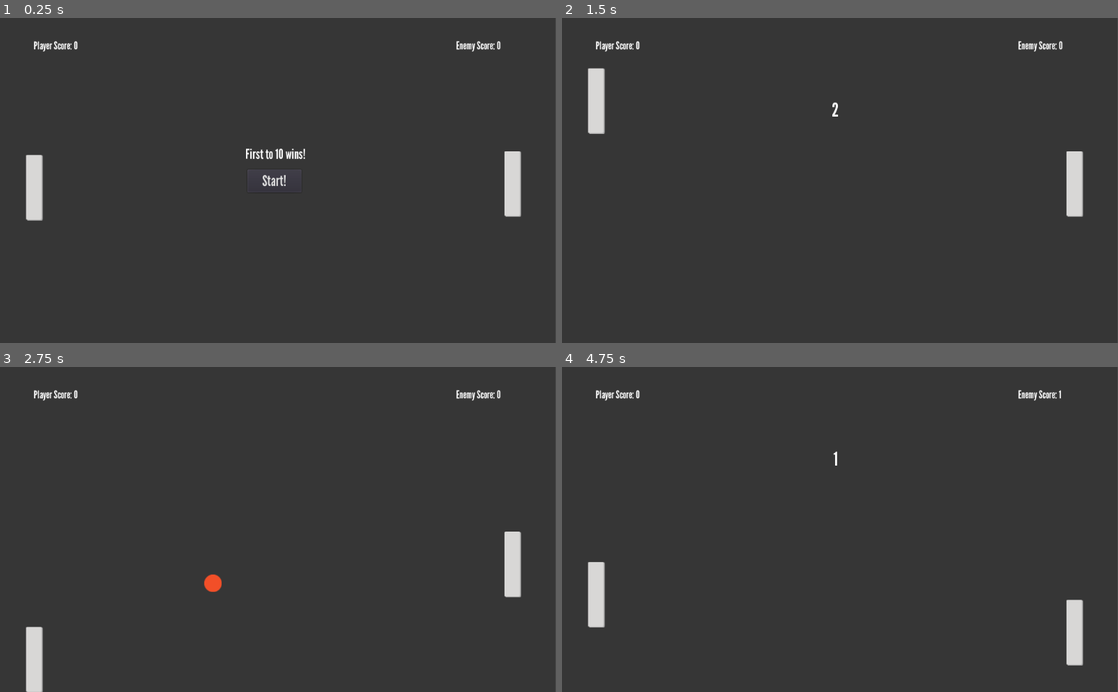
Above: before the commit, frames 1-4 (two rows, left to right).
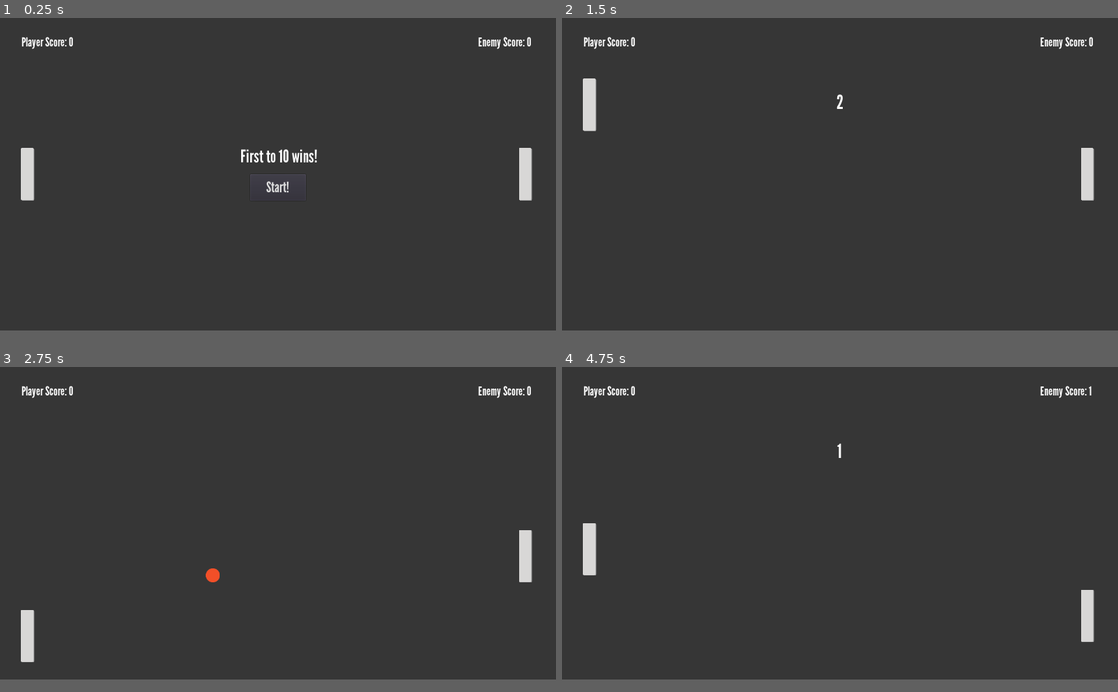
Above: after the commit, the same moments.

Repository: BishopToB4/pong
Game: Godot game, scene res://src/Main.tscn
Same seed, same stepped clock (60 frames per second), same inputs: the game is played once before the commit and once after it.
Inputs:
- Up to frame 1 (0.25 s): no input
- Up to frame 2 (1.5 s): click "Start!" at 0.5 s; tap Enter at 1.25 s; hold Up (up) from 1.28 s (still down)
- Up to frame 3 (2.75 s): tap Space at 2 s; release Up (up) at 2.03 s; hold Down (down) from 2.03 s (still down)
- Up to frame 4 (4.75 s): release Down (down) at 2.78 s; hold Up (up) 2.78-4.28 s; tap Enter at 4.25 s; hold Down (down) from 4.28 s (still down)
The window is 800x468 before the commit and 800x450 after it. Grey fills any space a smaller window leaves; there, only what the larger window draws over its background counts as a difference.

The runs differ from the first frame. In frame 1, 2.6% of the frame differs, in the area x 3-96%, y 5-63%; in frame 2, 2.1%; in frame 3, 2.3%; in frame 4, 2.4%.

Commit message:
Increased resolution of game

Diff:
--- a/project/project.godot
+++ b/project/project.godot
@@ -12,6 +12,12 @@
 
 config/name="Pong"
 run/main_scene="res://src/Main.tscn"
+
+[display]
+
+window/size/width=1280
+window/size/height=720
+window/stretch/mode="2d"
 
 [gui]
 
--- a/project/src/Ball.gd
+++ b/project/src/Ball.gd
@@ -1,7 +1,7 @@
 extends KinematicBody2D
 
 var velocity = Vector2.ZERO
-var speed = 700
+var speed = 900
 var can_hit = true
 
 func _ready():
--- a/project/src/Enemy.gd
+++ b/project/src/Enemy.gd
@@ -1,6 +1,6 @@
 extends KinematicBody2D
 
-var speed = 500
+var speed = 650
 var ball
 
 func _ready():
--- a/project/src/Main.tscn
+++ b/project/src/Main.tscn
@@ -8,29 +8,29 @@
 [ext_resource path="res://assets/LeagueGothic-Regular.otf" type="DynamicFontData" id=6]
 
 [sub_resource type="RectangleShape2D" id=1]
-extents = Vector2( 512, 32.75 )
+extents = Vector2( 640, 29.9375 )
 
 [sub_resource type="DynamicFont" id=4]
-size = 27
+size = 35
 font_data = ExtResource( 6 )
 
 [sub_resource type="RectangleShape2D" id=2]
-extents = Vector2( 32, 300 )
+extents = Vector2( 32, 359.5 )
 
 [sub_resource type="DynamicFont" id=3]
-size = 25
+size = 40
 font_data = ExtResource( 6 )
 
 [sub_resource type="DynamicFont" id=5]
-size = 20
+size = 30
 font_data = ExtResource( 6 )
 
 [sub_resource type="DynamicFont" id=6]
-size = 20
+size = 30
 font_data = ExtResource( 6 )
 
 [sub_resource type="DynamicFont" id=7]
-size = 35
+size = 45
 font_data = ExtResource( 6 )
 
 [node name="Main" type="Node2D"]
@@ -40,85 +40,86 @@
 [node name="ColorRect" type="ColorRect" parent="."]
 anchor_right = 1.0
 anchor_bottom = 1.0
-margin_right = 1023.0
-margin_bottom = 601.0
+margin_right = 1280.0
+margin_bottom = 720.0
 rect_pivot_offset = Vector2( 440, 301 )
 color = Color( 0.215686, 0.215686, 0.215686, 1 )
 
 [node name="WallTop" type="StaticBody2D" parent="."]
 
 [node name="Top" type="CollisionShape2D" parent="WallTop"]
-position = Vector2( 512, -32.75 )
+position = Vector2( 640, -30.0625 )
 shape = SubResource( 1 )
 
 [node name="WallBottom" type="StaticBody2D" parent="."]
 
 [node name="Bottom" type="CollisionShape2D" parent="WallBottom"]
-position = Vector2( 512, 633 )
+position = Vector2( 640, 750 )
 shape = SubResource( 1 )
 
 [node name="BallSpawnLocation" type="Position2D" parent="."]
-position = Vector2( 509, 306 )
+position = Vector2( 640, 360 )
 
 [node name="Enemy" parent="." groups=["PaddleGroup"] instance=ExtResource( 4 )]
-position = Vector2( 945, 306 )
+position = Vector2( 1210, 360 )
 
 [node name="Start" type="Button" parent="."]
 anchor_left = 0.5
 anchor_top = 0.5
 anchor_right = 0.5
 anchor_bottom = 0.5
-margin_left = 456.0
-margin_top = 280.0
-margin_right = 555.0
-margin_bottom = 322.0
+margin_left = 576.0
+margin_top = 360.0
+margin_right = 704.0
+margin_bottom = 421.0
 custom_fonts/font = SubResource( 4 )
 text = "Start!"
 
 [node name="PlayerGoal" type="Area2D" parent="."]
+position = Vector2( 0, 30 )
 __meta__ = {
 "_edit_group_": true
 }
 
 [node name="CollisionShape2D" type="CollisionShape2D" parent="PlayerGoal"]
-position = Vector2( -32, 300 )
+position = Vector2( -32, 330.5 )
 shape = SubResource( 2 )
 
 [node name="EnemyGoal" type="Area2D" parent="."]
-position = Vector2( 1087, 0 )
+position = Vector2( 1344, 31 )
 __meta__ = {
 "_edit_group_": true
 }
 
 [node name="CollisionShape2D" type="CollisionShape2D" parent="EnemyGoal"]
-position = Vector2( -32, 300 )
+position = Vector2( -32, 328.5 )
 shape = SubResource( 2 )
 
 [node name="Instructions" type="Label" parent="."]
-margin_left = 452.0
-margin_top = 236.0
-margin_right = 563.0
-margin_bottom = 267.0
+margin_left = 554.0
+margin_top = 294.0
+margin_right = 727.0
+margin_bottom = 343.0
 custom_fonts/font = SubResource( 3 )
 text = "First to 10 wins!"
 align = 1
 
 [node name="Bat" parent="." groups=["PaddleGroup"] instance=ExtResource( 1 )]
-position = Vector2( 64, 313 )
+position = Vector2( 64, 360 )
 
 [node name="PlayerScoreLabel" type="Label" parent="."]
-margin_left = 62.0
+margin_left = 49.0
 margin_top = 39.0
-margin_right = 143.0
+margin_right = 130.0
 margin_bottom = 64.0
 custom_fonts/font = SubResource( 5 )
 text = "Player Score: 0"
 
 [node name="EnemyScoreLabel" type="Label" parent="."]
-margin_left = 840.0
+margin_left = 1101.0
 margin_top = 39.0
-margin_right = 938.0
-margin_bottom = 64.0
+margin_right = 1226.0
+margin_bottom = 76.0
 custom_fonts/font = SubResource( 6 )
 text = "Enemy Score: 0"
 
@@ -128,10 +129,10 @@
 [node name="TimerLabel" type="Label" parent="."]
 anchor_left = 0.5
 anchor_right = 0.5
-margin_left = 456.0
-margin_top = 149.0
-margin_right = 552.0
-margin_bottom = 163.0
+margin_left = 592.0
+margin_top = 166.0
+margin_right = 688.0
+margin_bottom = 209.0
 custom_fonts/font = SubResource( 7 )
 align = 1
 valign = 1
